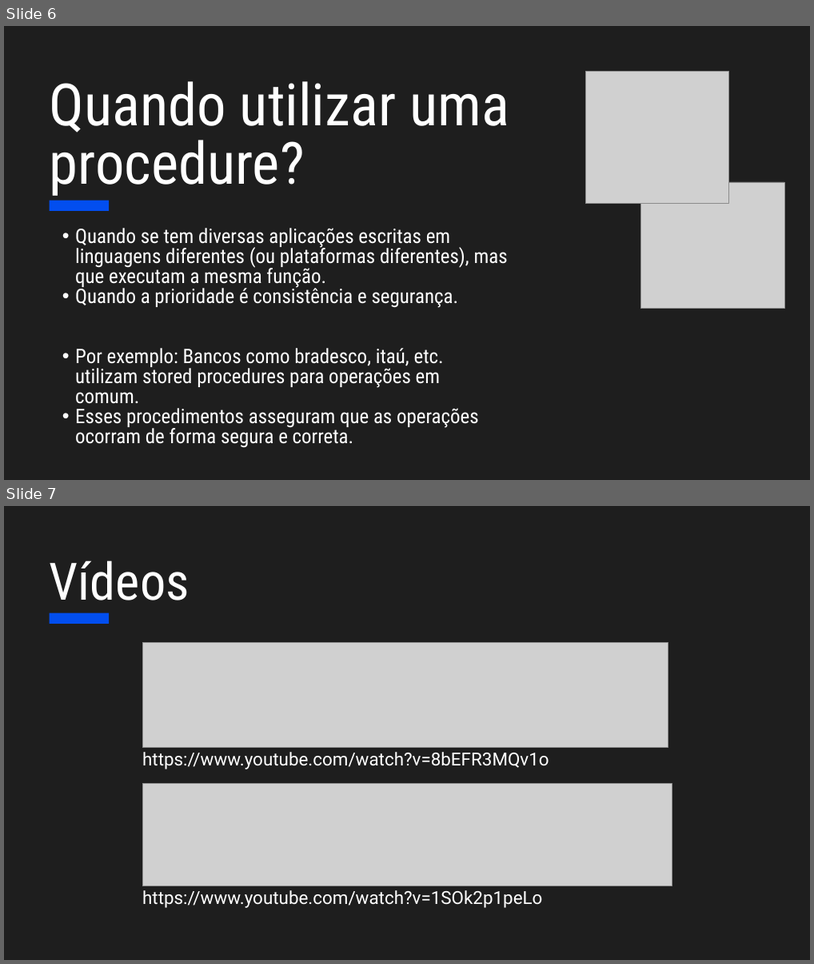
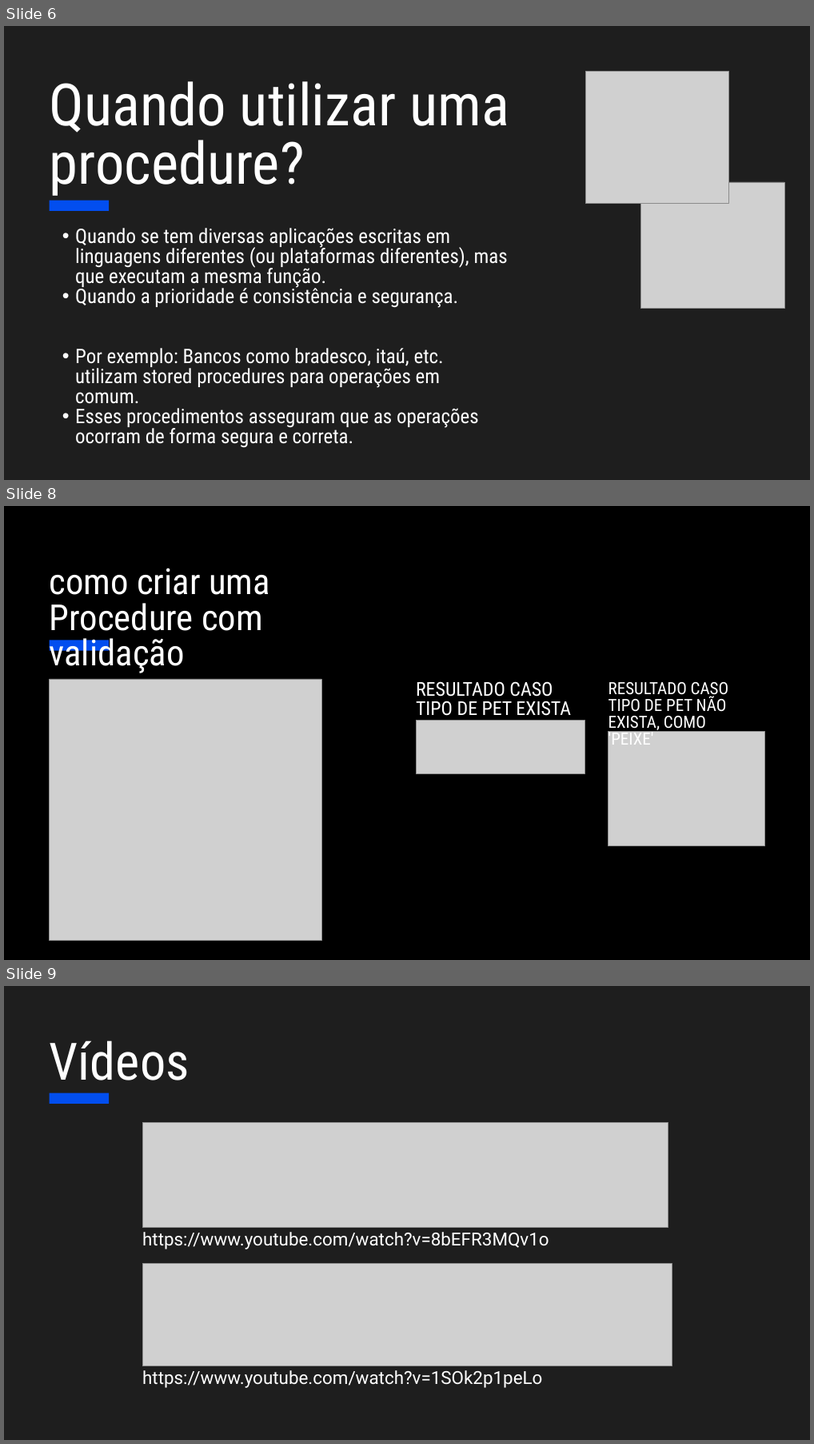
Before and after one commit to Miguel-Gu/STORED-PROCEDURES, a slide deck: Material de apoio/Material de apoio - stored procedures.pptx. Shown one above the other, each under a label of ours: slides 6 and 7 before the commit, slides 6, 8 and 9 after it; the slides between them are not shown. The pictures are 814x964 and 814x1444 pixels, drawn with LibreOffice and Linux fonts; fonts in the diff are those of the drawing; grey boxes stand for pictures. Boxes give left, top, right and bottom in pixels: in the first picture for what was removed or moved away, otherwise in the second. Text is boxed around its words. In the diff, an @@ line names an element or a change of style, - is before the commit and + after.

```diff
--- a/Material de apoio/Material de apoio - stored procedures.pptx
+++ b/Material de apoio/Material de apoio - stored procedures.pptx
@@ slide 8 added at (4,506,810,960), background #000000 @@
@@ text added at (50,568,270,673), 64 pt, text #FFFFFF @@
+como criar uma Procedure com validação
@@ rectangle added at (49,640,109,650), fill #024EEF @@
@@ picture added at (49,679,322,940) @@
@@ text added at (416,681,571,716), 34.2 pt, text #FFFFFF @@
+RESULTADO CASO TIPO DE PET EXISTA
@@ text added at (609,682,729,744), 29.9 pt, text #FFFFFF @@
+RESULTADO CASO TIPO DE PET NÃO EXISTA, COMO 'PEIXE'
@@ picture added at (416,720,585,773) @@
@@ picture added at (608,732,765,846) @@
@@ rectangle added at (49,910,278,912), fill #FFFFFF at 30% opacity @@
@@ what was slide 7 is now slide 9 @@
```
Also in this commit, not shown: 1 slide changed, 2 other slides added, 1 slide removed, 1 other file.
